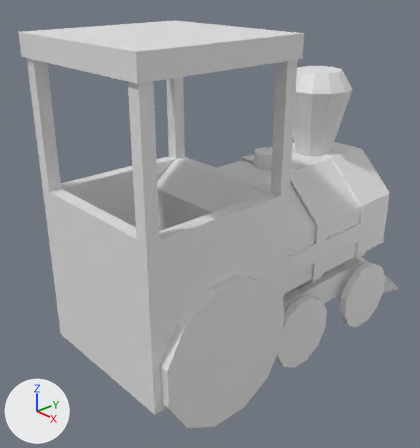
One commit to the Blender file Assets/Models/train.blend: the scene before it, then after it.
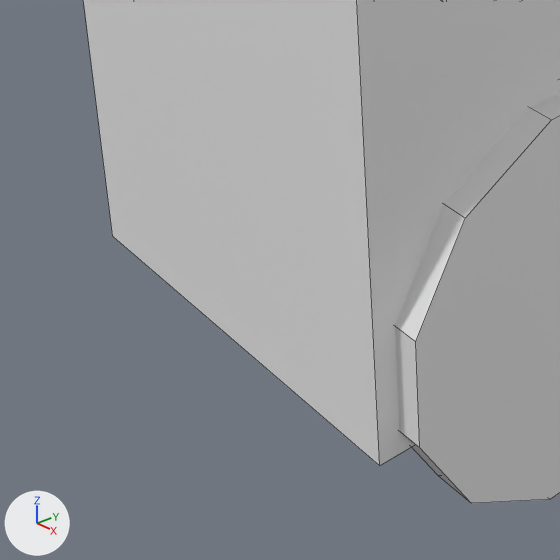
There are two pictures of each version: one whole from a 50 mm camera at (4.97, -5.76, 3.33) aimed at (-0.36, -0.94, 0.16), one close up on the part from 5% to 52% of the width and 56% to 100% of the height. Arrows for +X, +Y and +Z are at lower left; the lights stay in place. The close-ups show mesh edges as thin lines.
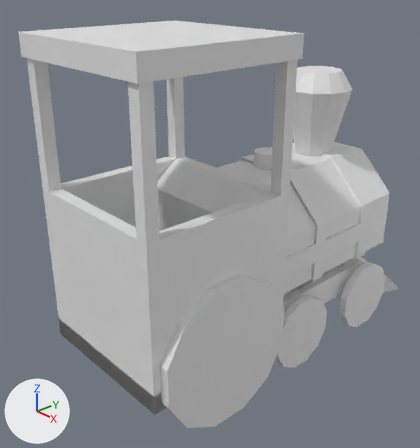
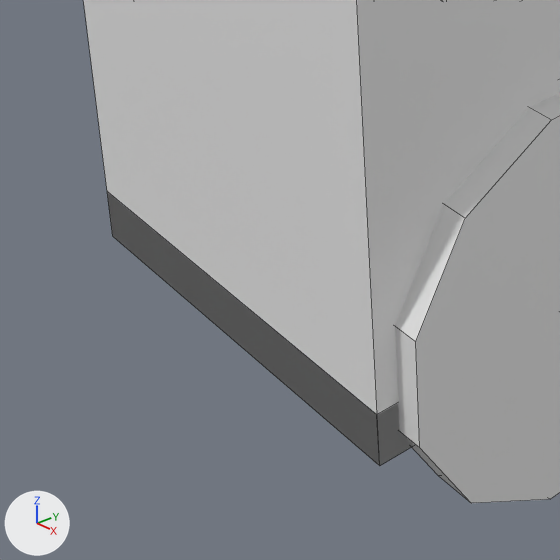
The newer file is also turned or shifted as a whole; pictures and numbers use the older file's frame.

Where the change shows, as pixel boxes (x1, y1, x2, y2) in the close-ups (560 x 560 px):
part 1 of me_cylinder, added
    after: (108, 194, 411, 465)

The change, as a list of edits to the scene's bpy script:
```text
Change me_cylinder:
    where me_cylinder.from_pydata(...)  # 446 vertices, 339 faces; spans x -1.13..1.12, y -2.99..2.45, z -1.56..2.72
    used by ob_cylinder; location = (0.0, 0.0, 0.0)
    verts and faces of me_cylinder; kept vertices keep their numbers, new ones are numbered from 446
    before: 16 (-1.0, -2.96, -1.0) at pixel (112, 236), 18 (-1.0, -0.96, -1.0), 20 (1.0, -2.96, -1.0) at pixel (379, 465), 22 (1.0, -0.96, -1.0)
    me_cylinder part 1
    add for new, old in zip([*range(446, 450)], [16, 18, 20, 22]): verts[new] = verts[old] + (0.0, 0.0, 0.24)
    add faces += [(16, 446, 448, 20), (446, 448, 449, 447), (18, 22, 449, 447), (16, 18, 447, 446), (20, 448, 449, 22)]
```
